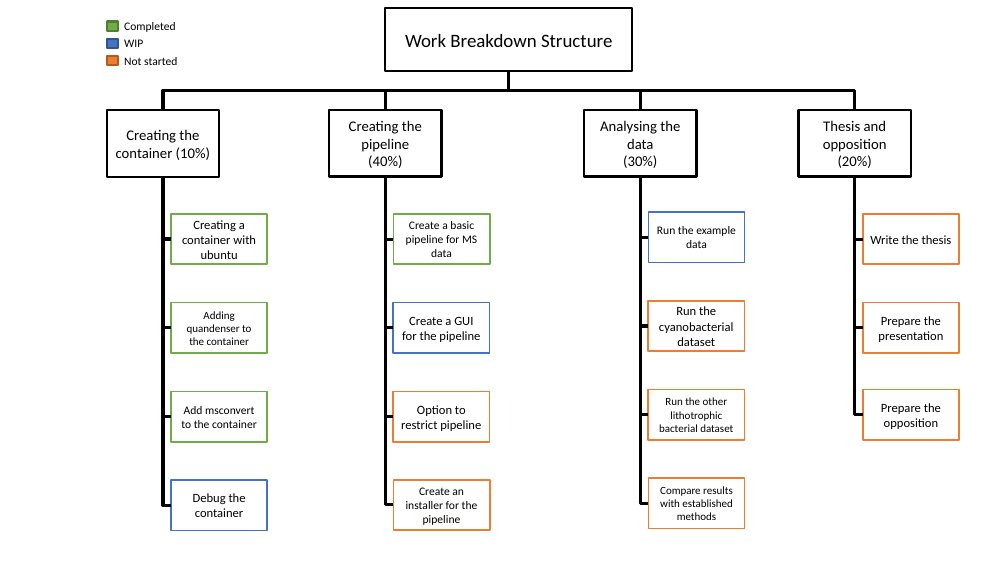
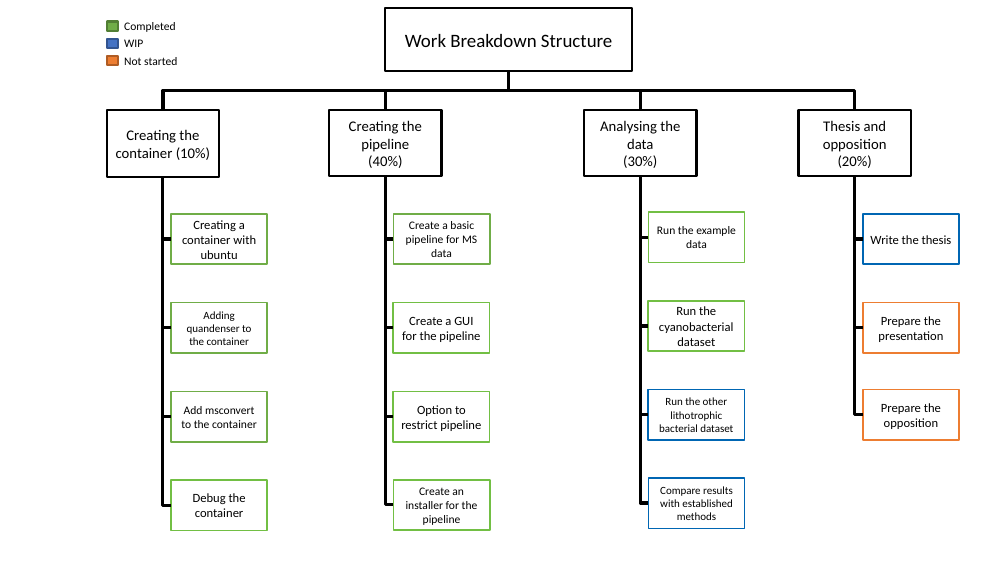
Before and after one commit to statisticalbiotechnology/quandenser-pipeline, a slide deck: slide 1 of doc/project_plan_final/misc/wbs.pptx. Drawn at 1008x567 pixels with LibreOffice and Linux fonts; fonts in the diff are those of the drawing. Boxes give left, top, right and bottom in pixels: in the first picture for what was removed or moved away, otherwise in the second. Text is boxed around its words. In the diff, an @@ line names an element or a change of style, - is before the commit and + after.

```diff
--- a/doc/project_plan_final/misc/wbs.pptx
+++ b/doc/project_plan_final/misc/wbs.pptx
@@ elbow line (163, 177) - (171, 505): route changed @@
@@ elbow line (640, 177) - (649, 503): route changed @@
@@ outline #4472C4 1.5 pt to #72BF44 1.5 pt in 3 elements at box(171, 480, 267, 531), box(393, 302, 489, 353), box(649, 212, 745, 263) @@
@@ outline #ED7D31 1.5 pt to #72BF44 1.5 pt in 3 elements at box(393, 392, 489, 442), box(393, 480, 489, 531), box(648, 301, 744, 352) @@
@@ outline #ED7D31 1.5 pt to #0066B3 1.5 pt in 3 elements at box(863, 214, 959, 265), box(648, 389, 744, 440), box(649, 478, 745, 529) @@
```
Also in this commit, not shown: 1 other file.
